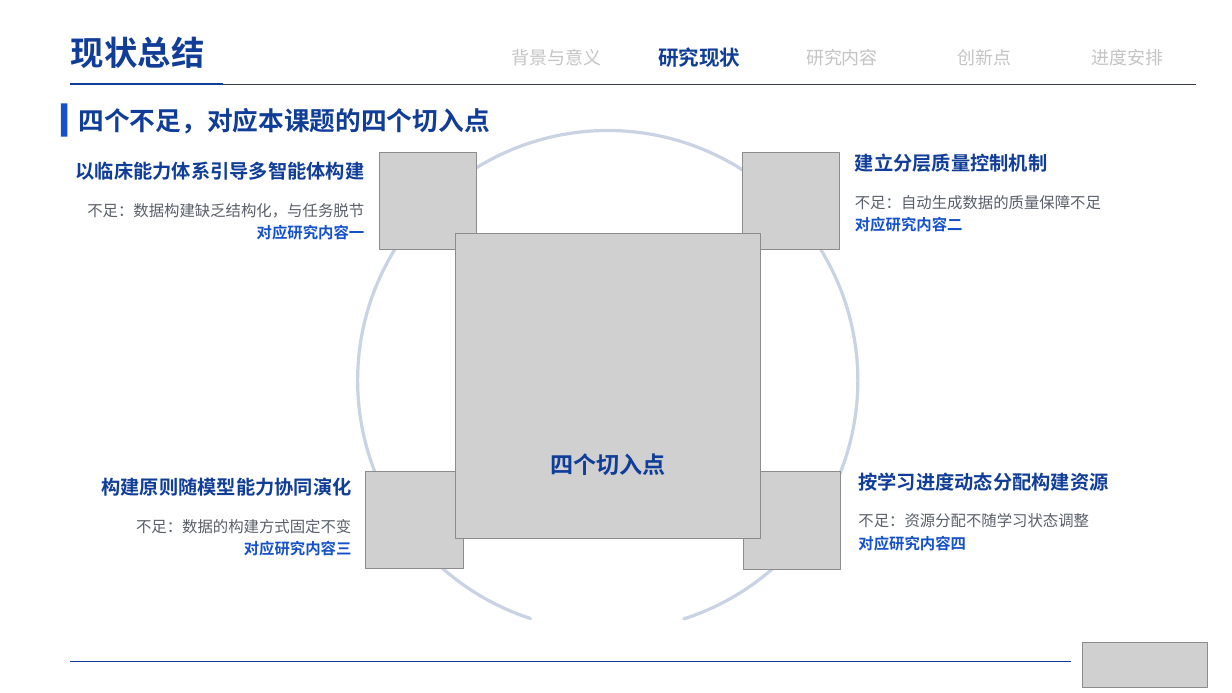
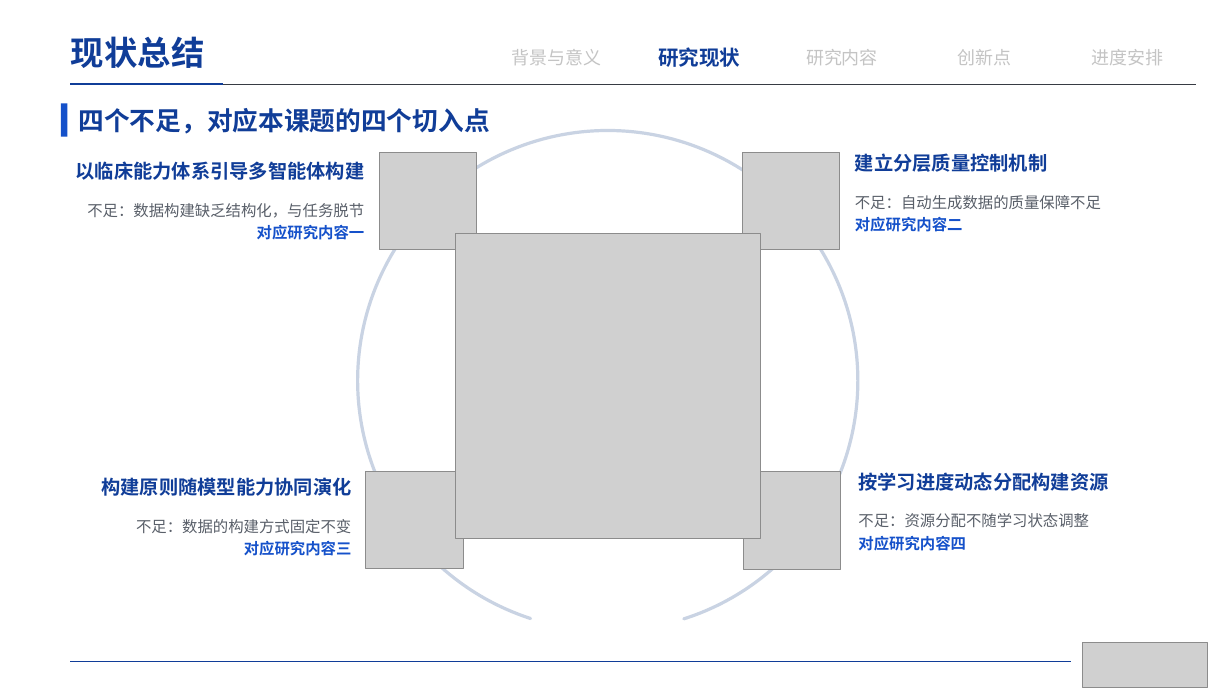
Before and after one commit to irving-2222/Graduation-Thesis, a slide deck: slide 11 of 开题答辩.pptx. Drawn at 1232x693 pixels with LibreOffice and Linux fonts; fonts in the diff are those of the drawing; grey boxes stand for pictures. Boxes give left, top, right and bottom in pixels: in the first picture for what was removed or moved away, otherwise in the second. Text is boxed around its words. In the diff, an @@ line names an element or a change of style, - is before the commit and + after.

```diff
--- a/开题答辩.pptx
+++ b/开题答辩.pptx
@@ text removed at <box>550,453,665,475</box> @@
-四个切入点
```
Also in this commit, not shown: 1 other file.
